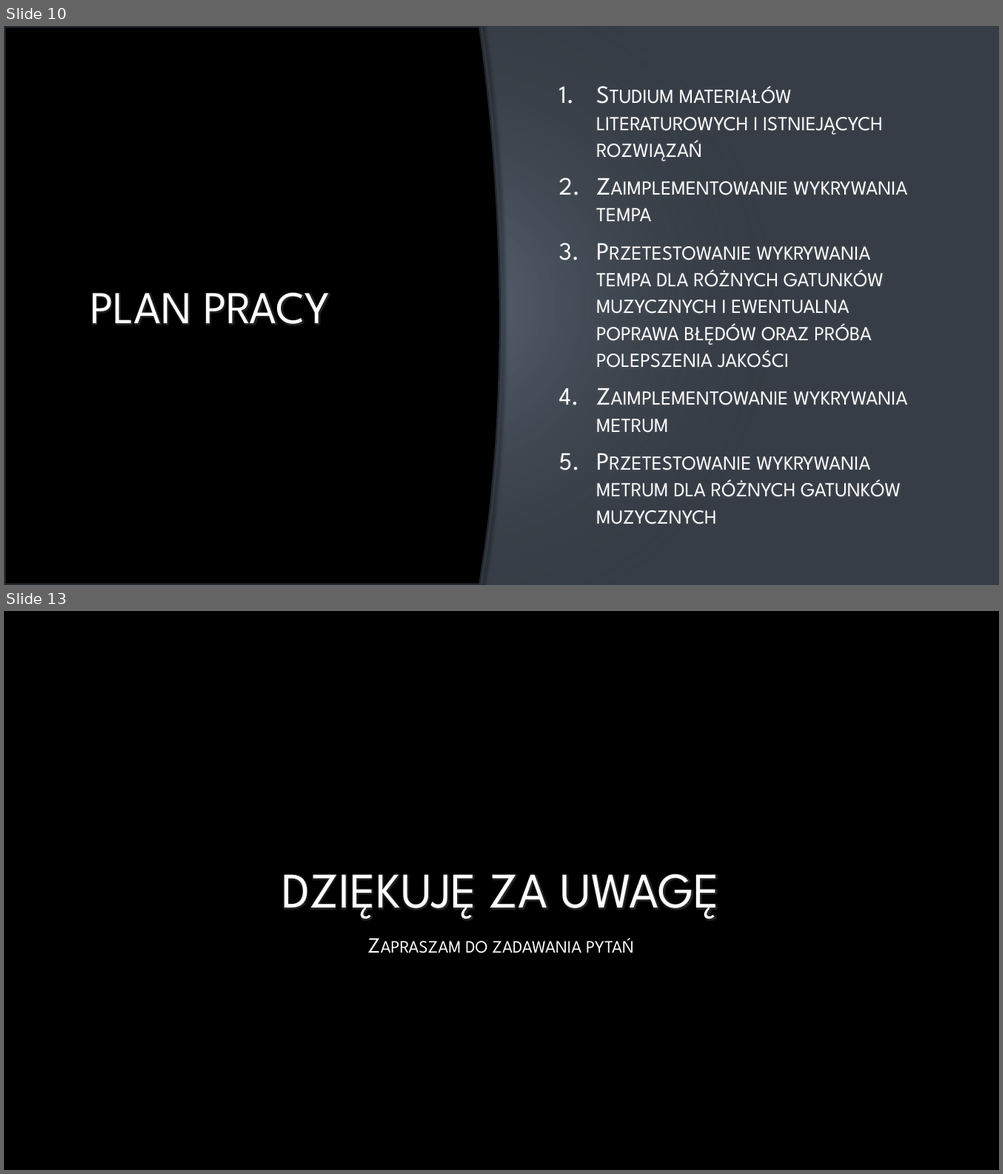
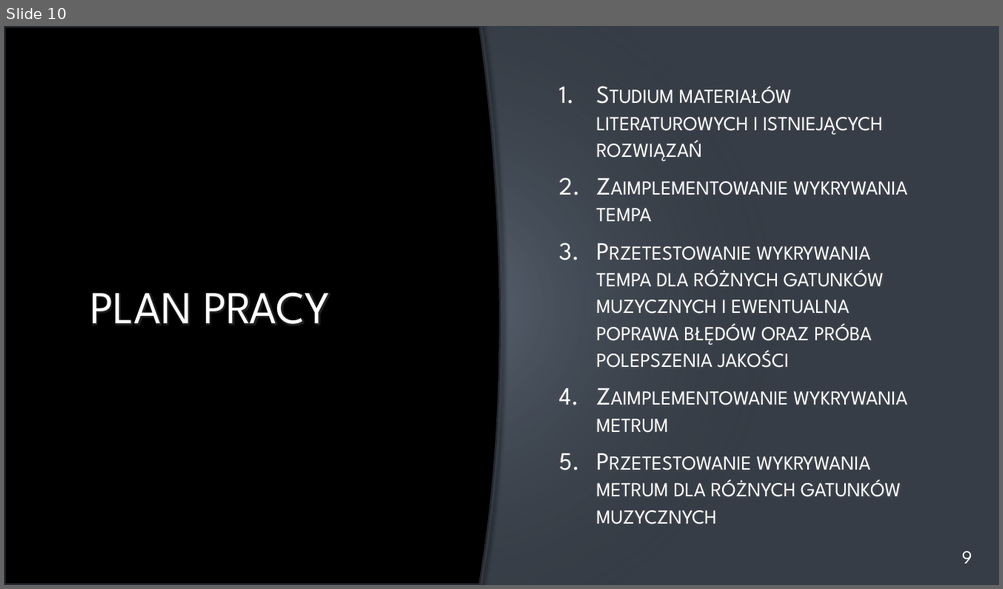
Before and after one commit to marqustd/BeatAndMetreDetector, a slide deck: doc/Prezentacja.pptx. Shown one above the other, each under a label of ours: slides 10 and 13 before the commit, slide 10 after it; the slides between them are not shown. The pictures are 1003x1174 and 1003x589 pixels, drawn with LibreOffice and Linux fonts; fonts in the diff are those of the drawing; background and template pictures are left out. Boxes give left, top, right and bottom in pixels: in the first picture for what was removed or moved away, otherwise in the second. Text is boxed around its words. In the diff, an @@ line names an element or a change of style, - is before the commit and + after.

```diff
--- a/doc/Prezentacja.pptx
+++ b/doc/Prezentacja.pptx
@@ slide 13 removed at <box>4,611,999,1170</box>, background picture (left out) @@
@@ title removed at <box>282,874,720,920</box> @@
-DZIĘKUJĘ ZA UWAGĘ
@@ text removed at <box>465,938,634,954</box> @@
-Zapraszam do zadawania pytań
@@ slide 10 changed as well @@
@@ text added at <box>962,551,972,564</box>, 18 pt, text #FFFFFF @@
+9
```
Also in this commit, not shown: 9 other slides changed, 4 slides added, 2 other slides removed, 4 other files.
